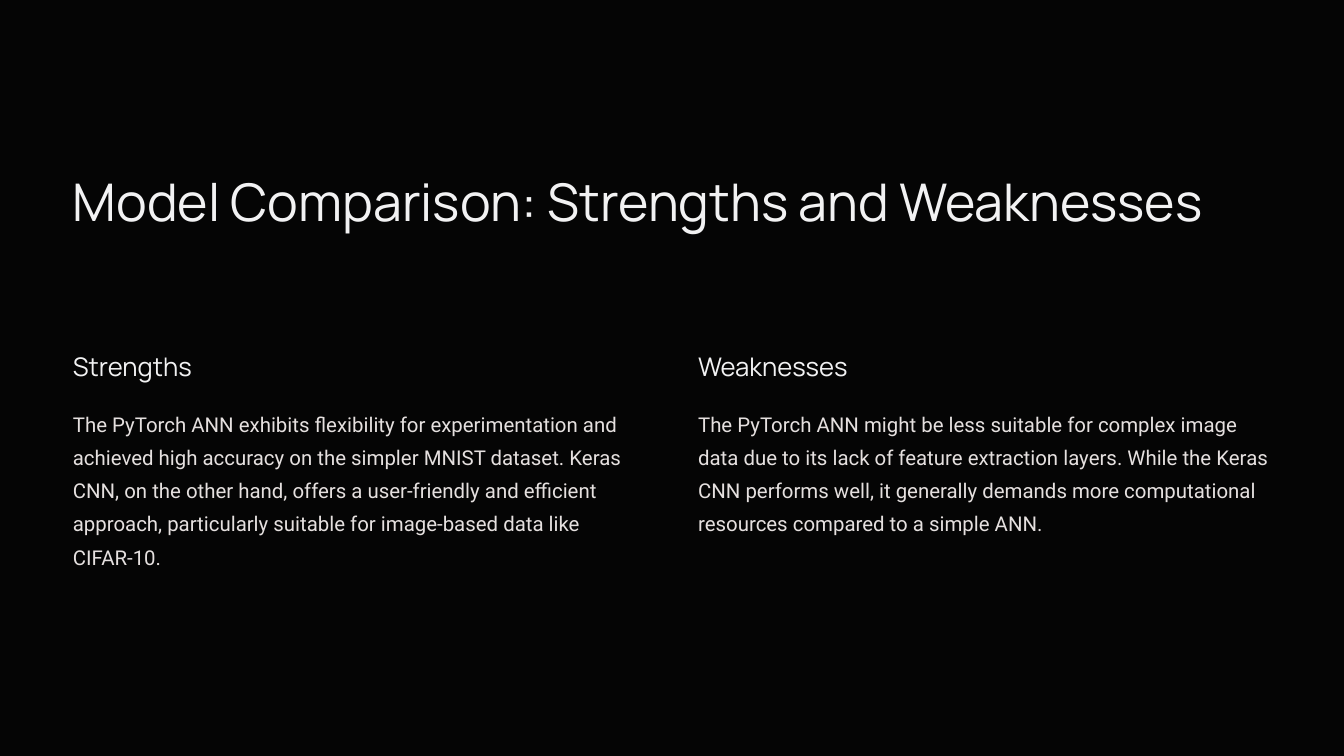
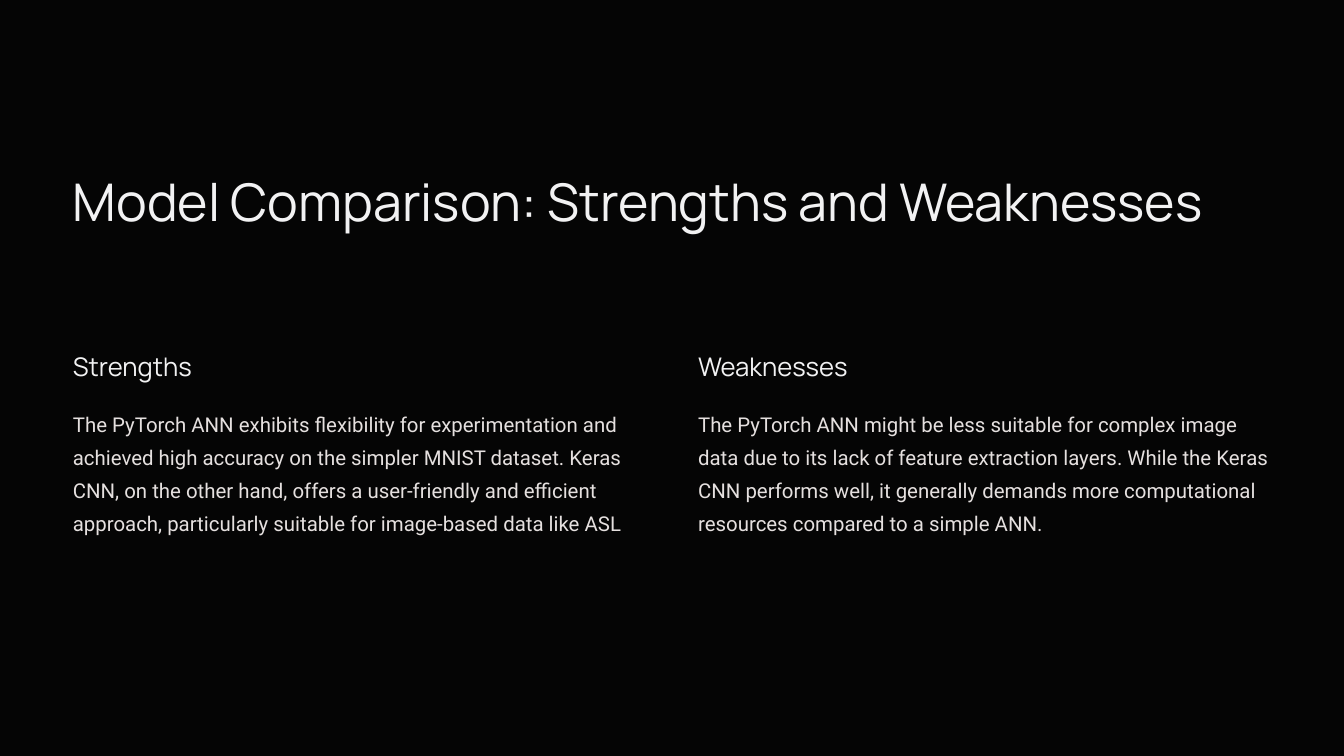
Before and after one commit to SYED-ALI-5/ANN-CNN-Project, a slide deck: slide 8 of ANN-CNN Project.pptx (slide 7 before the commit). Drawn at 1344x756 pixels with LibreOffice and Linux fonts; fonts in the diff are those of the drawing; background and template pictures are left out. Boxes give left, top, right and bottom in pixels: in the first picture for what was removed or moved away, otherwise in the second. Text is boxed around its words. In the diff, an @@ line names an element or a change of style, - is before the commit and + after.

```diff
--- a/ANN-CNN Project.pptx
+++ b/ANN-CNN Project.pptx
@@ text at [73,416,621,536]: text changed @@
-The PyTorch ANN exhibits flexibility for experimentation and achieved high accuracy on the simpler MNIST dataset. Keras CNN, on the other hand, offers a user-friendly and efficient approach, particularly suitable for image-based data like CIFAR-10.
+The PyTorch ANN exhibits flexibility for experimentation and achieved high accuracy on the simpler MNIST dataset. Keras CNN, on the other hand, offers a user-friendly and efficient approach, particularly suitable for image-based data like ASL
```
Also in this commit, not shown: 7 other slides changed, 1 slide added, 1 other file.
